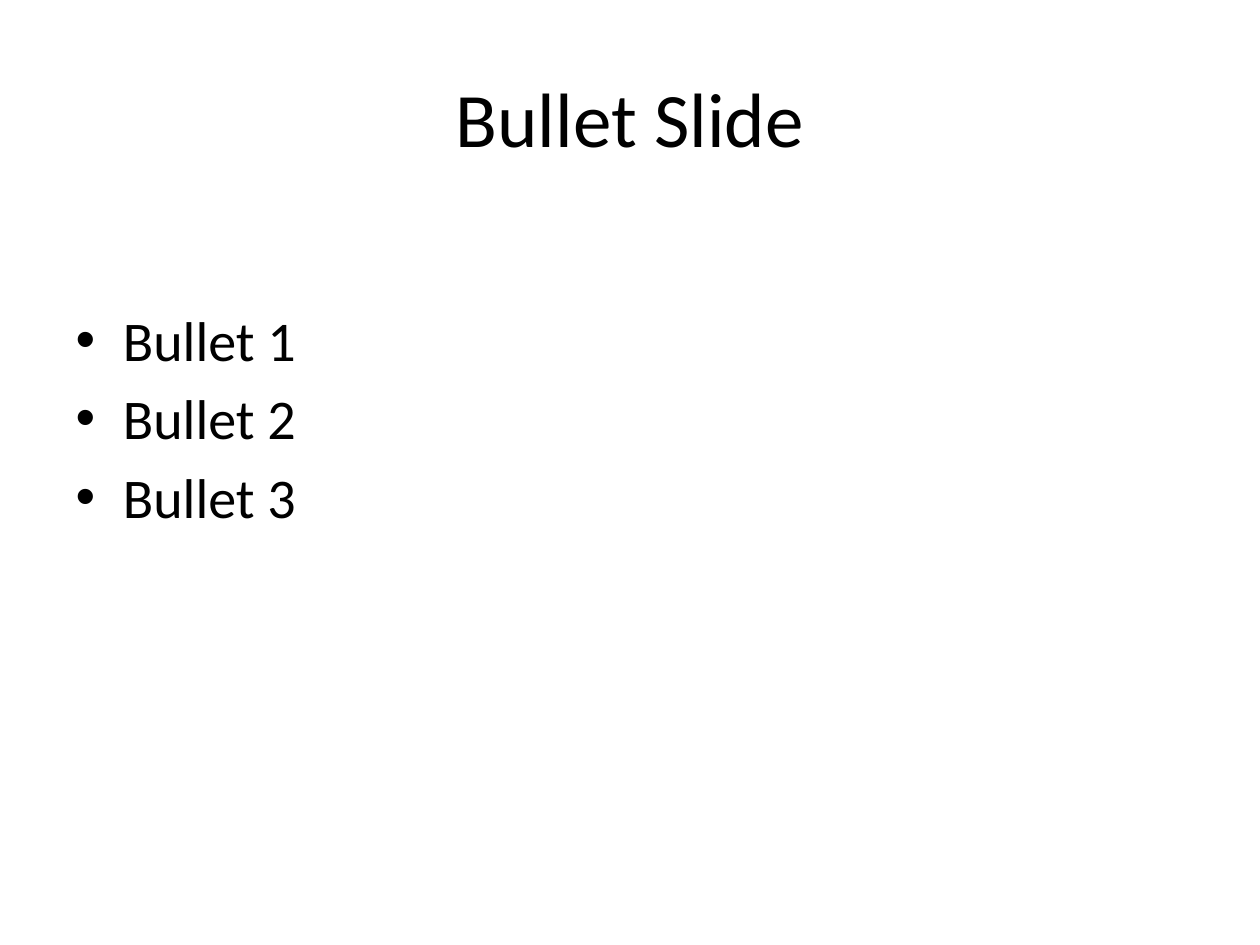
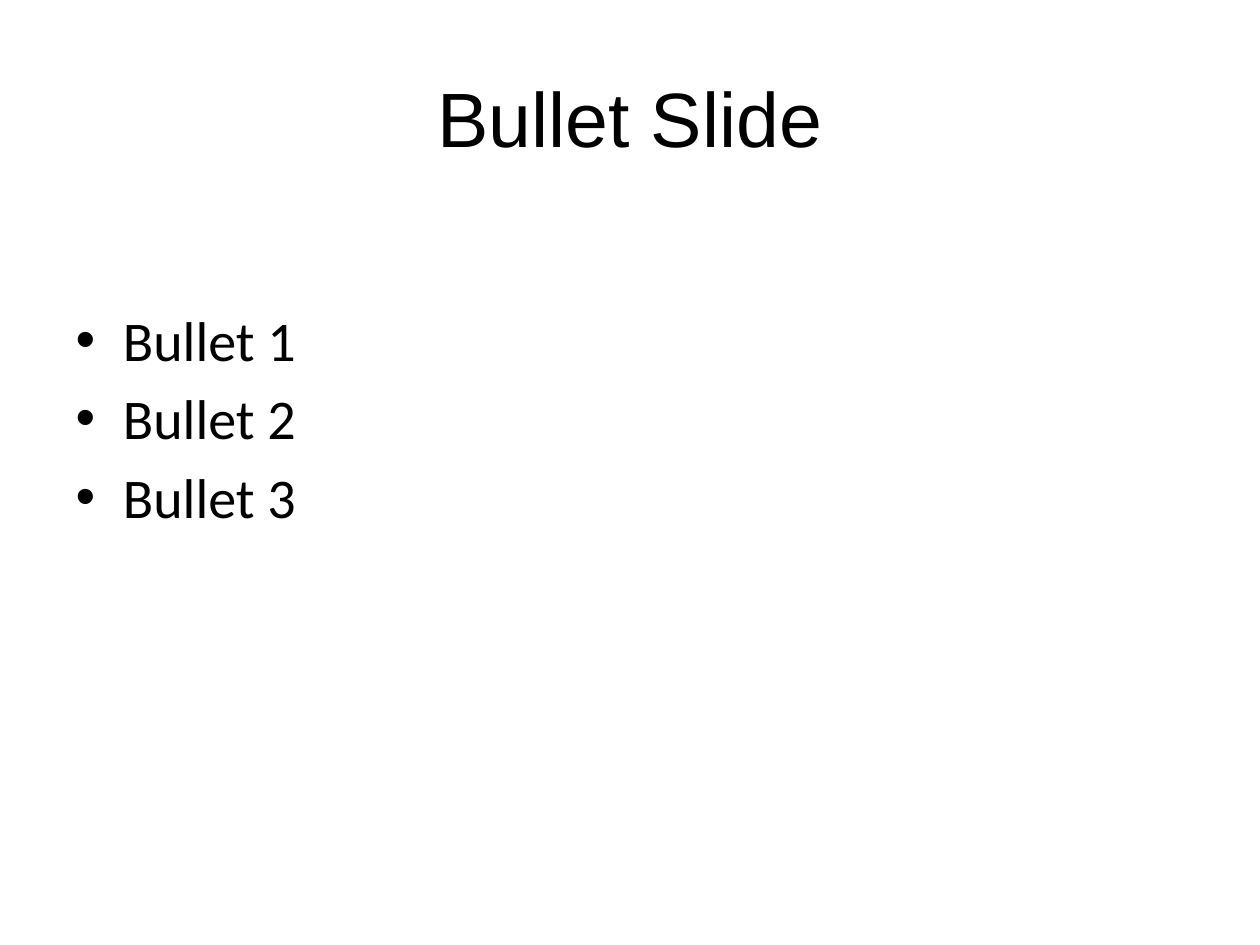
Before and after one commit to ysskrishna/ai-ppt-slide-generator, a slide deck: slide 2 of backend/storage/presentation_4.pptx. Drawn at 1260x945 pixels with LibreOffice and Linux fonts; fonts in the diff are those of the drawing. Boxes give left, top, right and bottom in pixels: in the first picture for what was removed or moved away, otherwise in the second. Text is boxed around its words. In the diff, an @@ line names an element or a change of style, - is before the commit and + after.

```diff
--- a/backend/storage/presentation_4.pptx
+++ b/backend/storage/presentation_4.pptx
@@ title "Bullet Slide" at [437, 91, 822, 148]: font Calibri to Arial @@
```
Also in this commit, not shown: 4 other slides changed, 14 other files.
